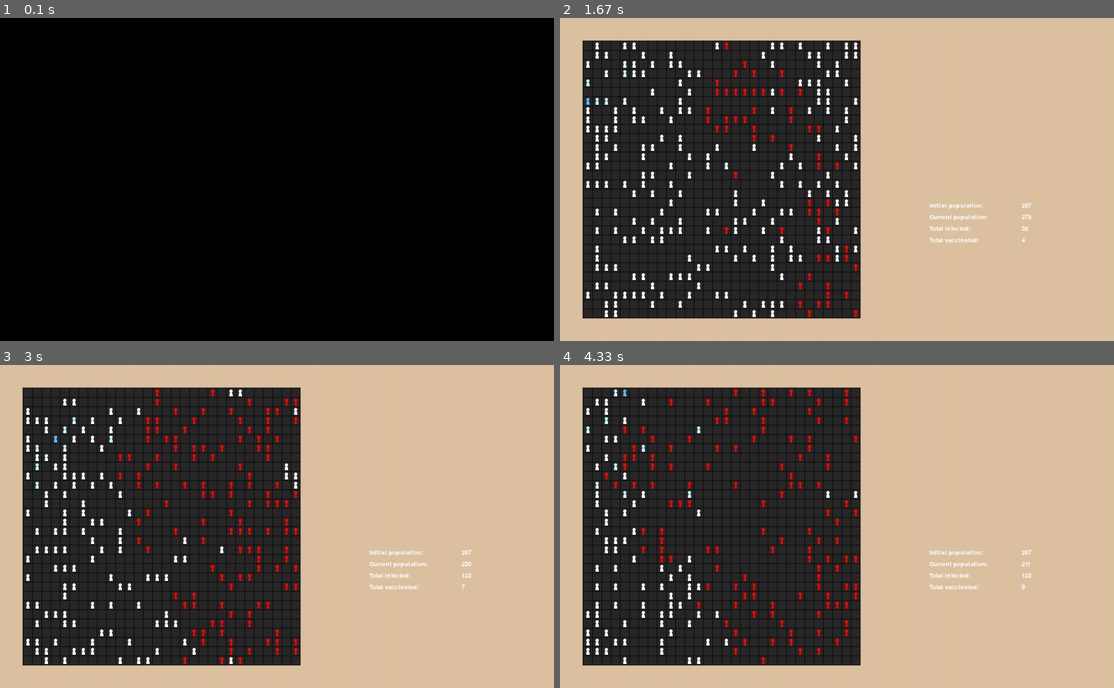
Above: before the commit, frames 1-4 (two rows, left to right).
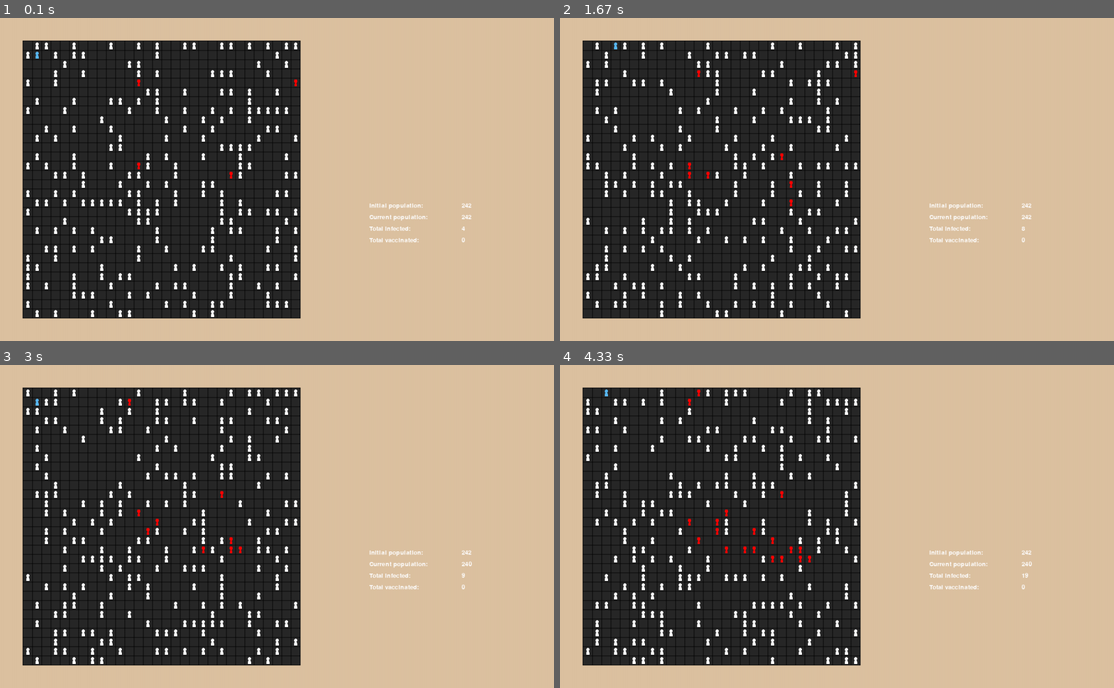
Above: after the commit, the same moments.

Repository: RonaldKroening/SGAI-Outbreak
Game: pygame game, started from SGAI_MK3/main.py
The game is run twice, just before and just after one commit, with the same random seed, the same clock (stepped at 60 frames per second) and the same inputs.
Inputs (mouse positions are in pixels of both pictures, inside the frame that each line leads up to):
- Up to frame 1 (0.1 s): no input
- Up to frame 2 (1.67 s): hold Right 0.33-0.8 s; click (814, 92) at 0.88 s; hold Up 1.17-1.47 s; hold Right from 1.5 s (still down)
- Up to frame 3 (3 s): release Right at 1.97 s; hold Left 2-2.53 s; hold Down 2.57-2.87 s; hold Left from 2.9 s (still down)
- Up to frame 4 (4.33 s): release Left at 3.3 s; hold Up 3.33-3.7 s; hold Right from 3.73 s (still down)

The runs differ from the first frame. In frame 1, 94% of the frame differs, in the area x 0-100%, y 0-100%; in frame 2, 5.3%; in frame 3, 5.3%; in frame 4, 4.9%.

Commit message:
trying to make Q-learning model so the ai playing no longer works.

Diff:
--- a/SGAI_MK3/Board.py
+++ b/SGAI_MK3/Board.py
@@ -59,6 +59,7 @@
     def clone(self):
         new_board = Board((self.rows, self.columns), self.offset, self.cell_size, self.player_role)
         new_board.state = self.people.copy()
+        new_board.population_initial = self.population_initial
         return new_board
 
     def isAdjacentTo(self, coord, is_infected: bool):
--- a/SGAI_MK3/PygameFunctions.py
+++ b/SGAI_MK3/PygameFunctions.py
@@ -1,3 +1,5 @@
+import random
+
 import pygame
 import random as rd
 
@@ -20,6 +22,7 @@
 img_player_healthy = None
 img_player_vaccinated = None
 img_player_infected = None
+
 
 def load_images(GameBoard):
     """
@@ -41,6 +44,7 @@
     img_player_infected = pygame.image.load("Assets/person_infect.png").convert_alpha()
     img_player_infected = pygame.transform.scale(img_player_infected, img_player_size)
 
+
 def get_grid_clicked(GameBoard, pixel_x, pixel_y):
     """
     Get the action that the click represents.
@@ -57,6 +61,7 @@
             return (board_x, board_y)
     return False
 
+
 def get_possible_moves(GameBoard, player_coor, include_vaccinate):
     """
     Return a list of all possible moves that the player is allowed to take from the current position.
@@ -68,29 +73,30 @@
     possible_moves = []
     if player_coor[0] > 0:
         if GameBoard.state[GameBoard.toIndex([player_coor[0] - 1, player_coor[1]])] == None:
-            possible_moves.append(["move","left"])
+            possible_moves.append(["move", "left"])
         elif include_vaccinate:
             if not GameBoard.state[GameBoard.toIndex([player_coor[0] - 1, player_coor[1]])].isVaccinated:
-                possible_moves.append(["vaccinate","left"])
+                possible_moves.append(["vaccinate", "left"])
     if player_coor[0] < (GameBoard.columns - 1):
         if GameBoard.state[GameBoard.toIndex([player_coor[0] + 1, player_coor[1]])] == None:
-            possible_moves.append(["move","right"])
+            possible_moves.append(["move", "right"])
         elif include_vaccinate:
             if not GameBoard.state[GameBoard.toIndex([player_coor[0] + 1, player_coor[1]])].isVaccinated:
-                possible_moves.append(["vaccinate","right"])
+                possible_moves.append(["vaccinate", "right"])
     if player_coor[1] > 0:
         if GameBoard.state[GameBoard.toIndex([player_coor[0], player_coor[1] - 1])] == None:
-            possible_moves.append(["move","up"])
+            possible_moves.append(["move", "up"])
         elif include_vaccinate:
             if not GameBoard.state[GameBoard.toIndex([player_coor[0], player_coor[1] - 1])].isVaccinated:
-                possible_moves.append(["vaccinate","up"])
+                possible_moves.append(["vaccinate", "up"])
     if player_coor[1] < (GameBoard.rows - 1):
         if GameBoard.state[GameBoard.toIndex([player_coor[0], player_coor[1] + 1])] == None:
-            possible_moves.append(["move","down"])
+            possible_moves.append(["move", "down"])
         elif include_vaccinate:
             if not GameBoard.state[GameBoard.toIndex([player_coor[0], player_coor[1] + 1])].isVaccinated:
-                possible_moves.append(["vaccinate","down"])
+                possible_moves.append(["vaccinate", "down"])
     return possible_moves
+
 
 def run(GameBoard):
     """
@@ -100,6 +106,7 @@
     build_grid(GameBoard) # Draw the grid
     display_people(GameBoard)
     display_stats(GameBoard)
+
 
 def build_grid(GameBoard):
     """
@@ -123,6 +130,7 @@
         pygame.draw.rect(screen, BLACK, [GameBoard.offset, i, grid_width, LINE_WIDTH])
         i += GameBoard.cell_size
 
+
 def display_people(GameBoard):
     """
     Draw the people on the screen.
@@ -142,6 +150,7 @@
             else: # only infected people right now
                 screen.blit(img_player_infected, coords)
 
+
 def simulate(GameBoard):
     """
     Allow all the non-government people in the simulation to take a turn.
@@ -165,6 +174,7 @@
                     this_move = rd.choice(possible_moves)
                     if this_move[0] == "move":
                         GameBoard.move(this_move[1], player_loc, False)
+
 
 def progress_infection(GameBoard, days_to_death):
     """
@@ -178,6 +188,7 @@
                 chance = int( (rd.randint(0,100) * (1 - (person.daysInfected / days_to_death))) )
                 if chance < 1:
                     GameBoard.death(person.location, person.index)
+
 
 def display_stats(GameBoard):
     screen.blit(font.render("Initial population:", True, WHITE), (800, 400))
@@ -189,6 +200,47 @@
     screen.blit(font.render("Total vaccinated:", True, WHITE), (800, 475))
     screen.blit(font.render(f"{GameBoard.num_vaccinated()}", True, WHITE), (1000, 475))
 
+
 def display_finish_screen():
     screen.blit(font.render("SIMULATION OVER.", True, WHITE), (800, 300))
     pygame.display.update()
+
+
+def reward(state, action, ):
+    # This is the all important reward function.
+    r = -1
+    if action[0] == "vaccinate":
+        r = 1
+
+
+    return r
+
+
+def convert_to_action(num):
+    l = []
+    if num < 4:
+        l.append("vaccinate")
+    else:
+        l.append("move")
+    if num == 0 or num == 4:
+        l.append("left")
+    elif num == 1 or num == 5:
+        l.append("right")
+    elif num == 2 or num == 6:
+        l.append("up")
+    else:
+        l.append("down")
+    return l
+
+
+def greedy_epsilon(e, Q):
+    r = random.random()
+    if r > float(e):
+        c = random.choice(Q)
+    else:
+        c = max(Q)
+    return convert_to_action(c), c
+
+
+def update_Q_value(cQ, learn, reward, discount, maxnewQ):
+    return cQ + learn(reward + discount * maxnewQ - cQ)
--- a/SGAI_MK3/main.py
+++ b/SGAI_MK3/main.py
@@ -3,9 +3,12 @@
 import PygameFunctions as PF
 import random as rd
 import time
+import copy
+
+rd.seed(1)
 
 # Constants
-HUMAN_PLAY = False
+HUMAN_PLAY = True
 ROWS = 30
 COLUMNS = 30
 OFFSET = 50                    # Number of pixels to offset grid to the top-left side
@@ -27,44 +30,70 @@
 epsilon = 0.1
 epochs = 1000
 epochs_ran = 0
-Original_Board = GameBoard.clone()
-
+Original_Board = copy.deepcopy(GameBoard)
 # Load images
 PF.load_images(GameBoard)
 
-running = True
-while running:
-    PF.run(GameBoard)
 
-    # Get the (human or AI) player's intention for their turn
-    player_moved = False
-    if HUMAN_PLAY:
-        for event in pygame.event.get():    # Event Handling
-            if event.type == pygame.MOUSEBUTTONUP:
-                player_action = []
-                x, y = event.pos[0], event.pos[1]
-                button_pressed = event.button
-                player_loc = GameBoard.toCoord(GameBoard.state[GameBoard.govt_index].location)
-                grid_location_clicked = PF.get_grid_clicked(GameBoard, x, y)
+while epochs > epochs_ran:
+    epochs_ran += 1
+    GameBoard = Original_Board
+    print(epochs_ran)
+    running = True
+    while running:
 
-                if grid_location_clicked:   # Only proceed if a valid grid cell was clicked
-                    # Determine the type of activity the user intends
-                    if button_pressed == 1:     # Left mouse button
-                        player_action = ["move"]
-                    elif button_pressed == 3:   # Right mouse button
-                        player_action = ["vaccinate"]
+        PF.run(GameBoard)
 
-                    # Figure out which way the user clicked relative to the government player
-                    if player_loc[0] == grid_location_clicked[0]:
-                        if player_loc[1] == (grid_location_clicked[1] - 1):
-                            player_action.append("down")
-                        elif player_loc[1] == (grid_location_clicked[1] + 1):
-                            player_action.append("up")
-                    elif player_loc[1] == grid_location_clicked[1]:
-                        if player_loc[0] == (grid_location_clicked[0] - 1):
-                            player_action.append("right")
-                        elif player_loc[0] == (grid_location_clicked[0] + 1):
-                            player_action.append("left")
+        # Get the (human or AI) player's intention for their turn
+        player_moved = False
+        if HUMAN_PLAY:
+            for event in pygame.event.get():    # Event Handling
+                if event.type == pygame.MOUSEBUTTONUP:
+                    player_action = []
+                    x, y = event.pos[0], event.pos[1]
+                    button_pressed = event.button
+                    player_loc = GameBoard.toCoord(GameBoard.state[GameBoard.govt_index].location)
+                    grid_location_clicked = PF.get_grid_clicked(GameBoard, x, y)
+
+                    if grid_location_clicked:   # Only proceed if a valid grid cell was clicked
+                        # Determine the type of activity the user intends
+                        if button_pressed == 1:     # Left mouse button
+                            player_action = ["move"]
+                        elif button_pressed == 3:   # Right mouse button
+                            player_action = ["vaccinate"]
+
+                        # Figure out which way the user clicked relative to the government player
+                        if player_loc[0] == grid_location_clicked[0]:
+                            if player_loc[1] == (grid_location_clicked[1] - 1):
+                                player_action.append("down")
+                            elif player_loc[1] == (grid_location_clicked[1] + 1):
+                                player_action.append("up")
+                        elif player_loc[1] == grid_location_clicked[1]:
+                            if player_loc[0] == (grid_location_clicked[0] - 1):
+                                player_action.append("right")
+                            elif player_loc[0] == (grid_location_clicked[0] + 1):
+                                player_action.append("left")
+
+                        # Determine set of possible moves given current state
+                        possible_moves = PF.get_possible_moves(GameBoard, player_loc, True)
+
+                        # Check if the move is valid
+                        if player_action in possible_moves:
+                            player_moved = True
+
+                elif event.type == pygame.KEYDOWN:
+                    if event.key == pygame.K_UP:
+                        player_action = ["move", "up"]
+                    elif event.key == pygame.K_DOWN:
+                        player_action = ["move", "down"]
+                    elif event.key == pygame.K_LEFT:
+                        player_action = ["move", "left"]
+                    elif event.key == pygame.K_RIGHT:
+                        player_action = ["move", "right"]
+                    elif event.key == pygame.K_ESCAPE:
+                        running = False
+
+                    player_loc = GameBoard.toCoord(GameBoard.state[GameBoard.govt_index].location)
 
                     # Determine set of possible moves given current state
                     possible_moves = PF.get_possible_moves(GameBoard, player_loc, True)
@@ -72,64 +101,49 @@
                     # Check if the move is valid
                     if player_action in possible_moves:
                         player_moved = True
+                elif event.type == pygame.QUIT:
+                    running = False
+        else:
+            # Add code to allow an AI to select an action given the current state
+            # The action should be a two-dimensional list [intention, direction]
 
-            elif event.type == pygame.KEYDOWN:
-                if event.key == pygame.K_UP:
-                    player_action = ["move", "up"]
-                elif event.key == pygame.K_DOWN:
-                    player_action = ["move", "down"]
-                elif event.key == pygame.K_LEFT:
-                    player_action = ["move", "left"]
-                elif event.key == pygame.K_RIGHT:
-                    player_action = ["move", "right"]
-                elif event.key == pygame.K_ESCAPE:
-                    running = False
+            # Determine a list of all possible moves
+            player_loc = GameBoard.toCoord(GameBoard.state[GameBoard.govt_index].location)
+            possible_moves = PF.get_possible_moves(GameBoard, player_loc, True)
 
-                player_loc = GameBoard.toCoord(GameBoard.state[GameBoard.govt_index].location)
+            # Need a method to select one of the possible moves and set it in player_action
+            player_action, choice = PF.greedy_epsilon(epsilon, GameBoard.QTable[GameBoard.govt_index])
 
-                # Determine set of possible moves given current state
-                possible_moves = PF.get_possible_moves(GameBoard, player_loc, True)
 
-                # Check if the move is valid
-                if player_action in possible_moves:
-                    player_moved = True
-            elif event.type == pygame.QUIT:
+
+            if player_action not in possible_moves:
+                reward = -100
+                break
+
+
+            player_moved = True
+
+        if player_moved:   # The player has selected an action
+
+            # Implement the player's action
+            if player_action[0] == "move":
+                GameBoard.move(player_action[1], player_loc, True)
+            elif player_action[0] == "vaccinate":
+                GameBoard.vaccinate(player_action[1], player_loc)
+
+            # Allow all the people in the simulation to have a turn now
+            PF.simulate(GameBoard)
+
+            # People die!
+            PF.progress_infection(GameBoard, DAYS_TO_DEATH)
+
+            # Check for end conditions
+            if GameBoard.num_infected() == 0:   # There are no infected people left
+                PF.run(GameBoard)
+                PF.display_finish_screen()
                 running = False
-    else:
-        # Add code to allow an AI to select an action given the current state
-        # The action should be a two-dimensional list [intention, direction]
 
-        # Determine a list of all possible moves
-        player_loc = GameBoard.toCoord(GameBoard.state[GameBoard.govt_index].location)
-        possible_moves = PF.get_possible_moves(GameBoard, player_loc, True)
-
-        # Need a method to select one of the possible moves and set it in player_action
-        player_action = rd.choice(possible_moves)
-        time.sleep(.1)
-
-        player_moved = True
-
-    if player_moved:   # The player has selected an action
-
-        # Implement the player's action
-        if player_action[0] == "move":
-            GameBoard.move(player_action[1], player_loc, True)
-        elif player_action[0] == "vaccinate":
-            GameBoard.vaccinate(player_action[1], player_loc)
-
-        # Allow all the people in the simulation to have a turn now
-        PF.simulate(GameBoard)
-
-        # People die!
-        PF.progress_infection(GameBoard, DAYS_TO_DEATH)
-
-        # Check for end conditions
-        if GameBoard.num_infected() == 0:   # There are no infected people left
-            PF.run(GameBoard)
-            PF.display_finish_screen()
-            running = False
-
-    # Update the display
-    pygame.display.update()
-
-input()
+        # Update the display
+        pygame.display.update()
+print(GameBoard.QTable)
+input("enter anything to continue.")
Not shown, changed: README.md
